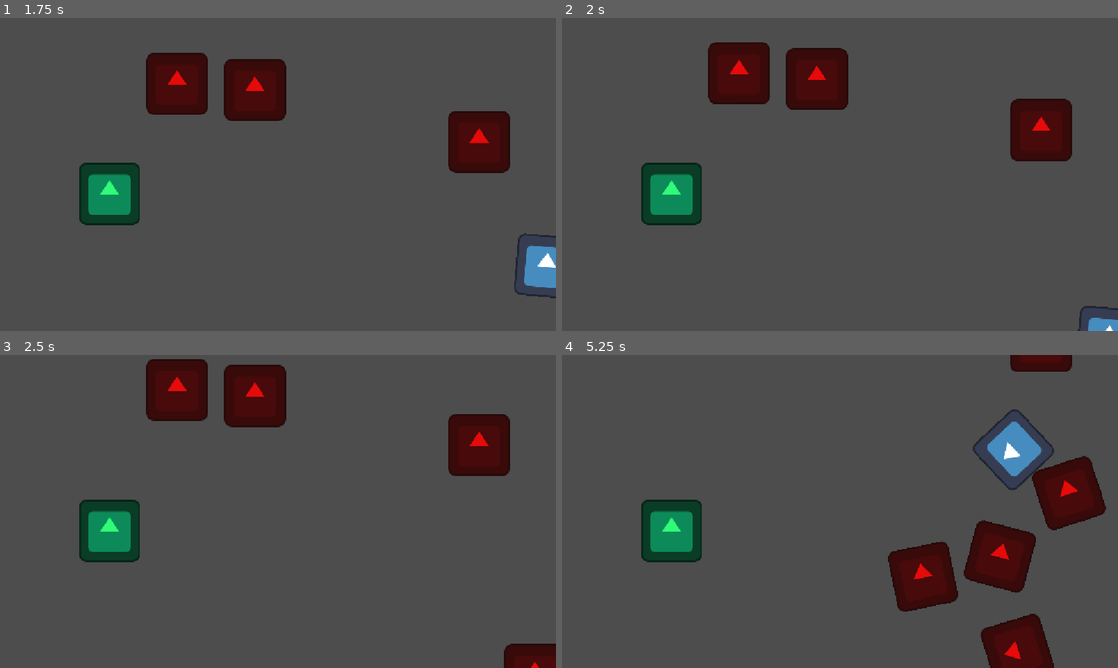
Above: before the commit, frames 1-4 (two rows, left to right).
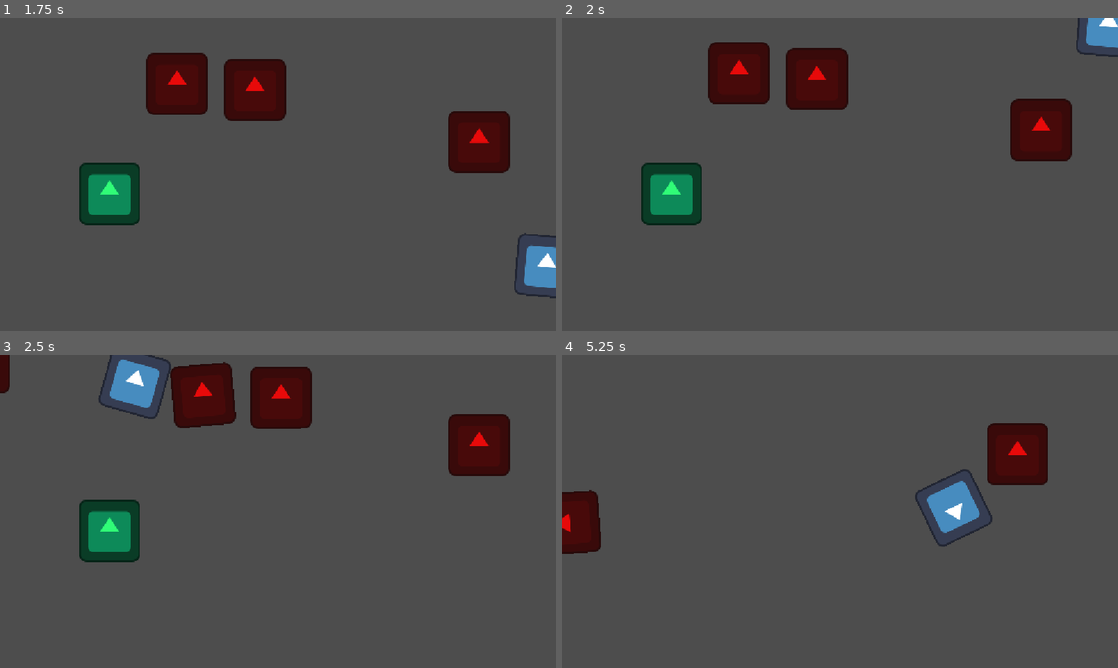
Above: after the commit, the same moments.

Repository: inigolopez-cmyk/Asteroids
Game: Godot game, scene res://Main.tscn
Same seed, same stepped clock (60 frames per second), same inputs: the game is played once before the commit and once after it. The engine's default icon, where the game draws it, is replaced by a stand-in: a white triangle on a blue panel in a dark square.
Inputs:
- Up to frame 1 (1.75 s): tap Enter at 0.5 s; hold D (Right) 0.53-1.28 s; tap Space (Shoot) at 0.6, 1.35 s; hold S (Down) from 1.28 s (still down)
- Up to frame 2 (2 s): keep holding S (Down)
- Up to frame 3 (2.5 s): release S (Down) at 2.03 s; hold D (Right) from 2.03 s (still down); tap Space (Shoot) at 2.1 s
- Up to frame 4 (5.25 s): release D (Right) at 2.78 s; hold W (Up) 2.78-3.53 s; tap Space (Shoot) every 0.75 s from 2.85 to 5.1 s; hold A (Left) 3.53-5.03 s; hold S (Down) from 5.03 s (still down)

Frame 1 is identical in both runs. In frame 2, 0.9% of the frame differs, in the area x 92-100%, y 0-100%; in frame 3, 5.7%; in frame 4, 16%, in the area x 0-98%, y 0-100%.

Commit message:
3rd commit
Wrap Creation. Cree el wrap por medio de cambios de posición.

Diff:
--- a/Ship.tscn
+++ b/Ship.tscn
@@ -15,10 +15,10 @@
 bullet = ExtResource("2_oam5h")
 pivot = NodePath("Pivot")
 
-[node name="Sprite2D" type="Sprite2D" parent="." unique_id=1922624195]
-texture = ExtResource("1_xljvd")
-
 [node name="CollisionShape2D" type="CollisionShape2D" parent="." unique_id=1686875262]
 shape = SubResource("RectangleShape2D_4s4u5")
 
 [node name="Pivot" type="Node2D" parent="." unique_id=877136699]
+
+[node name="Sprite2D" type="Sprite2D" parent="." unique_id=1922624195]
+texture = ExtResource("1_xljvd")
--- /dev/null
+++ b/collision_shape_2d.gd
@@ -0,0 +1,11 @@
+extends CollisionShape2D
+
+
+# Called when the node enters the scene tree for the first time.
+func _ready() -> void:
+	pass # Replace with function body.
+
+
+# Called every frame. 'delta' is the elapsed time since the previous frame.
+func _process(delta: float) -> void:
+	pass
--- a/ship.gd
+++ b/ship.gd
@@ -6,6 +6,7 @@
 @export var bullet : PackedScene
 @export var pivot : Node2D
 
+@onready var _screen_size = get_viewport_rect().size
 
 func _init() -> void:
 	pass
@@ -36,3 +37,14 @@
 	_bullet_object.global_position = pivot.global_position
 	(_bullet_object as Bullet).linear_velocity = Vector2.UP * 100
 	pass
+
+func _integrate_forces(state: PhysicsDirectBodyState2D) -> void:
+	_screen_wrap(state)
+	pass
+
+func _screen_wrap(state: PhysicsDirectBodyState2D) -> void:
+	var position : Vector2 = state.transform.origin
+	position.x = wrapf(position.x, 0.0, _screen_size.x)
+	position.y = wrapf(position.y, 0.0, _screen_size.y)
+	state.transform.origin = position
+	pass
Not shown, added: collision_shape_2d.gd.uid
